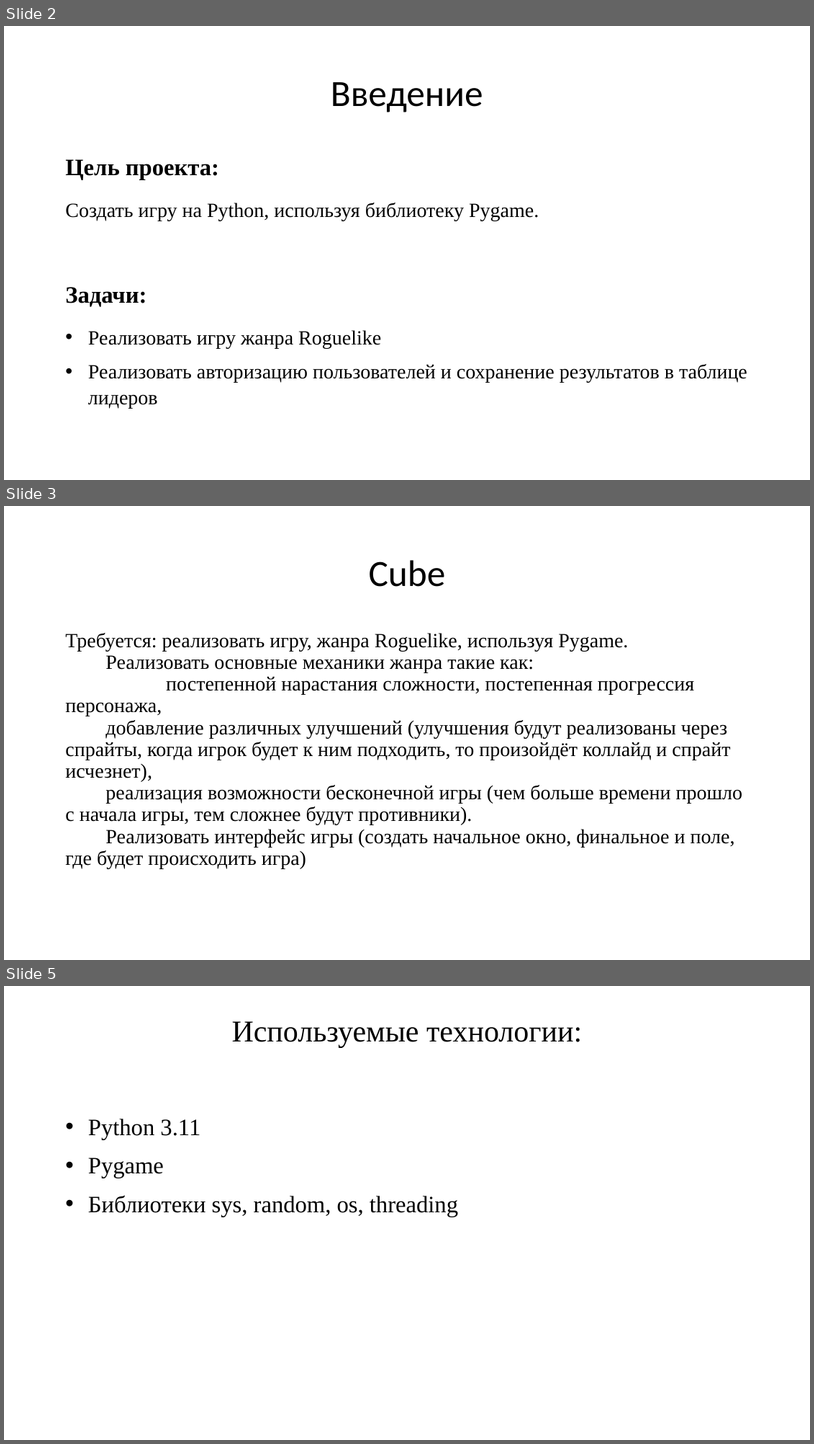
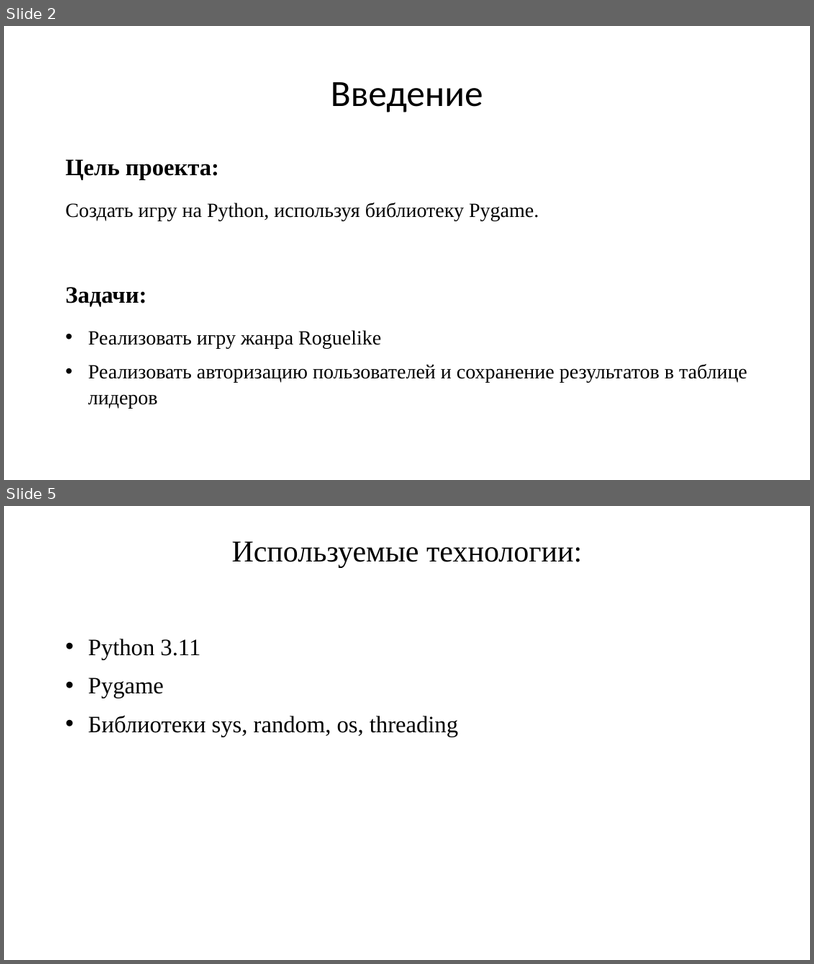
Before and after one commit to LeonKorolev2304/Cube, a slide deck: Презентация.pptx. Shown one above the other, each under a label of ours: slides 2, 3 and 5 before the commit, slides 2 and 5 after it; the slides between them are not shown. The pictures are 814x1444 and 814x964 pixels, drawn with LibreOffice and Linux fonts; fonts in the diff are those of the drawing. Boxes give left, top, right and bottom in pixels: in the first picture for what was removed or moved away, otherwise in the second. Text is boxed around its words. In the diff, an @@ line names an element or a change of style, - is before the commit and + after.

```diff
--- a/Презентация.pptx
+++ b/Презентация.pptx
@@ slide 3 removed at (4,506,810,960), background #FFFFFF @@
@@ title removed at (369,560,446,587) @@
-Cube
@@ text removed at (65,633,743,868) @@
-Требуется: реализовать игру, жанра Roguelike, используя Pygame.
-Реализовать основные механики жанра такие как:
-постепенной нарастания сложности, постепенная прогрессия персонажа,
-добавление различных улучшений (улучшения будут реализованы через спрайты, когда игрок будет к ним подходить, то произойдёт коллайд и спрайт исчезнет),
-реализация возможности бесконечной игры (чем больше времени прошло с начала игры, тем сложнее будут противники).
-Реализовать интерфейс игры (создать начальное окно, финальное и поле, где будет происходить игра)
```
Also in this commit, not shown: 1 slide changed, 1 slide added, 4 other files.
